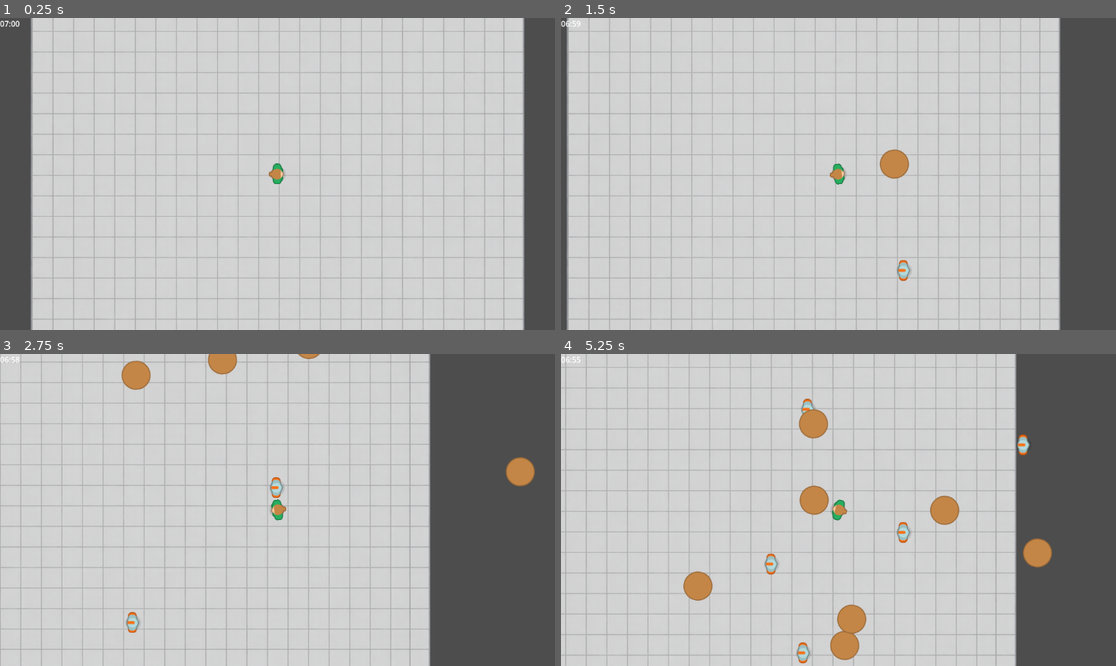
Above: before the commit, frames 1-4 (two rows, left to right).
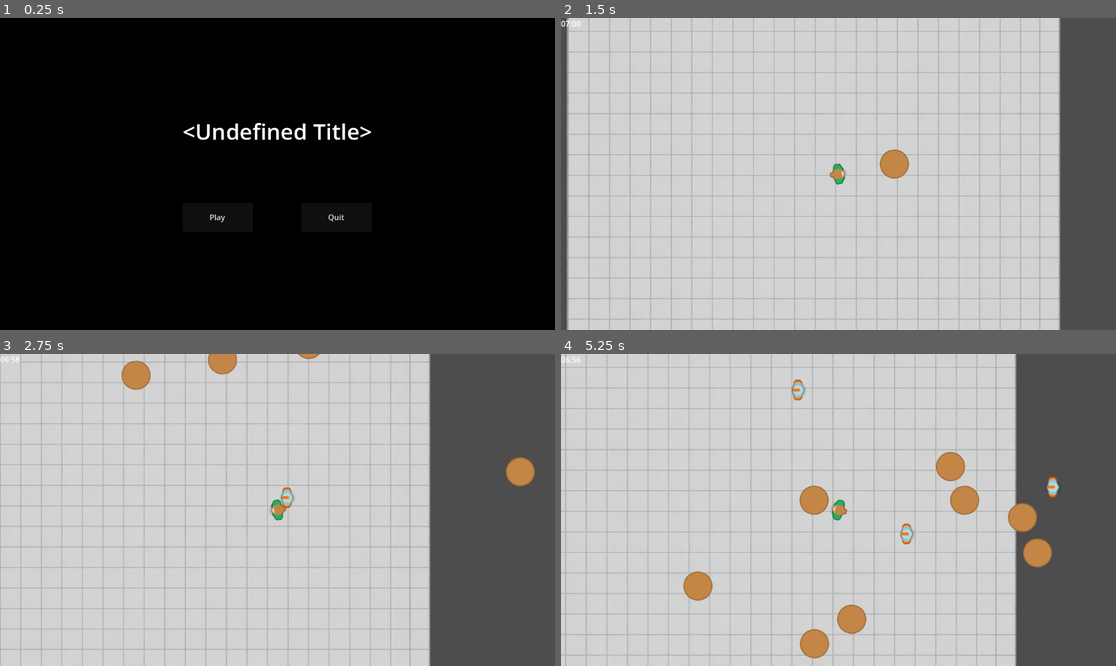
Above: after the commit, the same moments.

Repository: haom1ng7/SurvivorsLike
Game: Godot game, scene res://Scenes/StartMenu.tscn
The game is run twice, just before and just after one commit, with the same random seed, the same clock (stepped at 60 frames per second) and the same inputs. Before the commit the project starts from res://Scenes/Main.tscn.
Inputs (mouse positions are in pixels of both pictures, inside the frame that each line leads up to):
- Up to frame 1 (0.25 s): no input
- Up to frame 2 (1.5 s): click (777, 217) at 0.5 s, where only the run after the commit has a clickable "Play"; move the mouse to (960, 158) at 1.27 s; press the mouse at (960, 158) at 1.28 s; hold D (move_right) from 1.28 s (still down)
- Up to frame 3 (2.75 s): move the mouse to (166, 525) at 2.02 s; release D (move_right) at 2.03 s; release the mouse at (166, 525) at 2.03 s; hold S (move_down) from 2.03 s (still down); click (166, 525) at 2.1 s
- Up to frame 4 (5.25 s): move the mouse to (894, 441) at 2.77 s; release S (move_down) at 2.78 s; press the mouse at (894, 441) at 2.78 s; hold D (move_right) 2.78-3.53 s; move the mouse to (810, 572) at 3.52 s; release the mouse at (810, 572) at 3.53 s; hold W (move_up) 3.53-4.28 s; click (810, 572) at 3.6 s; move the mouse to (1005, 556) at 4.27 s; press the mouse at (1005, 556) at 4.28 s; hold A (move_left) from 4.28 s (still down); move the mouse to (672, 463) at 5.02 s; release the mouse at (672, 463) at 5.03 s; click (672, 463) at 5.1 s

The runs differ from the first frame. In frame 1, 100% of the frame differs, in the area x 0-100%, y 0-100%; in frame 2, 0.1%; in frame 3, 0.4%; in frame 4, 3.4%.

Commit message:
连接开始和死亡场景

Diff:
--- a/Scenes/DeathMenu.tscn
+++ b/Scenes/DeathMenu.tscn
@@ -1,6 +1,6 @@
 [gd_scene load_steps=3 format=3 uid="uid://ww2qx7phb7pv"]
 
-[ext_resource type="Script" uid="uid://db17buixtfng7" path="res://Scripts/start_menu.gd" id="1_f1gli"]
+[ext_resource type="Script" uid="uid://db17buixtfng7" path="res://Scripts/Menu.gd" id="1_f1gli"]
 
 [sub_resource type="LabelSettings" id="LabelSettings_wxvro"]
 font_size = 46
--- a/Scenes/Main.tscn
+++ b/Scenes/Main.tscn
@@ -1,9 +1,10 @@
-[gd_scene load_steps=14 format=3 uid="uid://b5vyer66ngigv"]
+[gd_scene load_steps=15 format=3 uid="uid://b5vyer66ngigv"]
 
 [ext_resource type="Script" uid="uid://vghhfsrb1q0i" path="res://Scripts/Main.gd" id="1_50glp"]
 [ext_resource type="Script" uid="uid://c7k8wcck50bsb" path="res://Scripts/World.gd" id="1_r150o"]
 [ext_resource type="PackedScene" uid="uid://cvrgjg1624l4f" path="res://Scenes/Shared.tscn" id="2_4kpch"]
 [ext_resource type="PackedScene" uid="uid://cf04utx8stlmc" path="res://Scenes/Player.tscn" id="2_kln2b"]
+[ext_resource type="PackedScene" uid="uid://ww2qx7phb7pv" path="res://Scenes/DeathMenu.tscn" id="3_1p5hy"]
 [ext_resource type="Script" uid="uid://djxmb200xe8l3" path="res://Scripts/Spawner.gd" id="3_rgh2o"]
 [ext_resource type="Script" uid="uid://cycan7gbtlsw2" path="res://Scripts/HUD.gd" id="4_jw32o"]
 [ext_resource type="Script" uid="uid://cjniiq5mvui34" path="res://Scripts/GameState.gd" id="4_rgh2o"]
@@ -17,6 +18,7 @@
 [node name="Main" type="Node2D"]
 script = ExtResource("1_50glp")
 shard_scene = ExtResource("2_4kpch")
+death_scene = ExtResource("3_1p5hy")
 
 [node name="World" type="Node2D" parent="."]
 script = ExtResource("1_r150o")
--- a/Scenes/StartMenu.tscn
+++ b/Scenes/StartMenu.tscn
@@ -1,6 +1,6 @@
 [gd_scene load_steps=3 format=3 uid="uid://comjpgsyabp87"]
 
-[ext_resource type="Script" uid="uid://db17buixtfng7" path="res://Scripts/start_menu.gd" id="1_dvnd1"]
+[ext_resource type="Script" uid="uid://db17buixtfng7" path="res://Scripts/Menu.gd" id="1_dvnd1"]
 
 [sub_resource type="LabelSettings" id="LabelSettings_wxvro"]
 font_size = 46
--- a/Scripts/Main.gd
+++ b/Scripts/Main.gd
@@ -2,6 +2,7 @@
 extends Node2D
 
 @export var shard_scene: PackedScene
+@export var death_scene: PackedScene
 
 @onready var enemies := $World/Entities/Enemies
 @onready var drops := $World/Entities/Drops
@@ -25,6 +26,9 @@
 	Events.level_up.connect(_on_level_up)
 	level_up_panel.picked.connect(_on_relic_picked)
 
+	# 连接玩家死亡信号
+	player.died.connect(_on_player_died)
+
 func _on_enemy_spawned(n: Node):
 	if n.has_signal("died"):
 		n.died.connect(_on_enemy_died)
@@ -41,3 +45,6 @@
 
 func _on_relic_picked(id: String):
 	relics.apply_relic(id, player)
+
+func _on_player_died():
+	get_tree().change_scene_to_packed(death_scene)
--- a/project.godot
+++ b/project.godot
@@ -11,7 +11,7 @@
 [application]
 
 config/name="SurvivorsLike"
-run/main_scene="uid://b5vyer66ngigv"
+run/main_scene="uid://comjpgsyabp87"
 config/features=PackedStringArray("4.5", "Forward Plus")
 config/icon="res://icon.svg"
 
Renamed: Scripts/start_menu.gd -> Scripts/Menu.gd
Renamed: Scripts/start_menu.gd.uid -> Scripts/Menu.gd.uid
